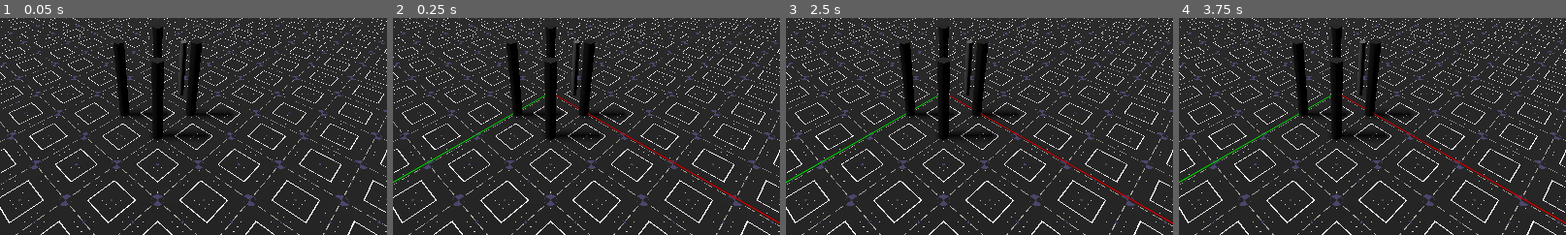
Above: before the commit, frames 1-4 (left to right).
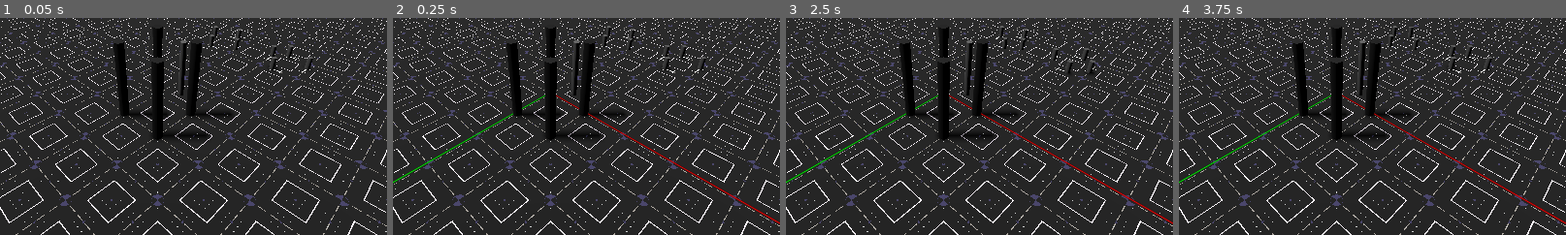
Above: after the commit, the same moments.

Repository: Tectato/Z1Simulator
Game: Godot game, scene res://Scenes/Editor.tscn
Same seed, same stepped clock (60 frames per second), same inputs: the game is played once before the commit and once after it.
Inputs (mouse positions are % of the whole screen's width and height, from its top left):
- Up to frame 1 (0.05 s): no input
- Up to frame 2 (0.25 s): no input
- Up to frame 3 (2.5 s): click (86, 96) at 0.5 s; click (92, 96) at 1.25 s; click (3, 75) at 2 s
- Up to frame 4 (3.75 s): click (97, 96) at 2.75 s; click (97, 96) at 3.5 s
The pictures show only the part of the screen within x 30-80%, y 33-82%; the shares and areas given below are measured in that part.

The runs differ from the first frame. In frame 1, 0.3% of the frame differs, in the area x 53-81%, y 3-26%; in frame 2, 0.3%; in frame 3, 0.3%; in frame 4, 0.3%.
Error in both runs: Attempt to call function 'get_size' in base 'null instance' on a null instance. (res://Scripts/Parts/sheet.gd:68)

Commit message:
clock and clock pin movement

Diff:
--- a/Scenes/Parts/ClockPin.tscn
+++ b/Scenes/Parts/ClockPin.tscn
@@ -40,8 +40,15 @@
 [node name="CollisionShape3D" type="CollisionShape3D" parent="Area3D"]
 shape = SubResource("CylinderShape3D_fc7u5")
 
-[node name="Sprite3D" type="Sprite3D" parent="."]
-transform = Transform3D(1, 0, 0, 0, 1, 0, 0, 0, 1, 0.052675, 0.0928753, 0)
+[node name="TravelIndicator" type="Sprite3D" parent="."]
+transform = Transform3D(1, 0, 0, 0, 1, 0, 0, 0, 1, 0.000763495, 0.00119609, -0.0376631)
 pixel_size = 0.005
+axis = 1
 texture_filter = 0
 texture = ExtResource("3_4euxk")
+
+[node name="ResetTimer" type="Timer" parent="."]
+wait_time = 0.2
+one_shot = true
+
+[connection signal="timeout" from="ResetTimer" to="." method="_on_reset_timer_timeout"]
--- a/Scenes/Simulator.tscn
+++ b/Scenes/Simulator.tscn
@@ -4,3 +4,7 @@
 
 [node name="Simulator" type="Node"]
 script = ExtResource("1_qmcj1")
+
+[node name="AutoClock" type="Timer" parent="."]
+
+[connection signal="timeout" from="AutoClock" to="." method="_on_auto_clock_timeout"]
--- a/Scenes/Workspace.tscn
+++ b/Scenes/Workspace.tscn
@@ -6,6 +6,7 @@
 [ext_resource type="PackedScene" uid="uid://b2845uayksbce" path="res://Scenes/Parts/Sheet.tscn" id="2_muvhk"]
 [ext_resource type="PackedScene" uid="uid://b7jvhmxdbxm1d" path="res://Scenes/Parts/Pin.tscn" id="6_fpxkw"]
 [ext_resource type="Texture2D" uid="uid://djqys18a08smf" path="res://Sprites/arrow.png" id="6_lxv6g"]
+[ext_resource type="PackedScene" uid="uid://crobnroqc51y8" path="res://Scenes/Parts/ClockPin.tscn" id="7_lxv6g"]
 
 [sub_resource type="BoxMesh" id="BoxMesh_gfx74"]
 
@@ -116,3 +117,36 @@
 position = Vector2(0, 24)
 rotation = 1.5708
 texture = ExtResource("6_lxv6g")
+
+[node name="ClockPin" parent="." instance=ExtResource("7_lxv6g")]
+transform = Transform3D(-1, 0, -8.74228e-08, 0, 1, 0, 8.74228e-08, 0, -1, -0.3, 0, -1.1)
+pulsing = true
+
+[node name="ClockPin2" parent="." instance=ExtResource("7_lxv6g")]
+transform = Transform3D(1.31134e-07, 0, -1, 0, 1, 0, 1, 0, 1.31134e-07, -0.2, 0, -0.9)
+forwardStep = 1
+pulsing = true
+
+[node name="ClockPin3" parent="." instance=ExtResource("7_lxv6g")]
+transform = Transform3D(1, 0, 1.74846e-07, 0, 1, 0, -1.74846e-07, 0, 1, 0, 0, -1)
+forwardStep = 2
+pulsing = true
+
+[node name="ClockPin4" parent="." instance=ExtResource("7_lxv6g")]
+transform = Transform3D(-2.18557e-07, 0, 1, 0, 1, 0, -1, 0, -2.18557e-07, -0.1, 0, -1.2)
+forwardStep = 3
+pulsing = true
+
+[node name="ClockPin5" parent="." instance=ExtResource("7_lxv6g")]
+transform = Transform3D(-1, 0, -8.74228e-08, 0, 1, 0, 8.74228e-08, 0, -1, 0.299758, 0, -1.1)
+
+[node name="ClockPin6" parent="." instance=ExtResource("7_lxv6g")]
+transform = Transform3D(1.31134e-07, 0, -1, 0, 1, 0, 1, 0, 1.31134e-07, 0.399758, 0, -0.9)
+forwardStep = 1
+
+[node name="ClockPin7" parent="." instance=ExtResource("7_lxv6g")]
+transform = Transform3D(-1, 0, -8.74228e-08, 0, 1, 0, 8.74228e-08, 0, -1, 0.600401, 0, -1.1)
+
+[node name="ClockPin8" parent="." instance=ExtResource("7_lxv6g")]
+transform = Transform3D(-4.37114e-08, 0, -1, 0, 1, 0, 1, 0, -4.37114e-08, 0.399758, 0, -1.20064)
+forwardStep = 1
--- a/Scripts/Parts/clockPin.gd
+++ b/Scripts/Parts/clockPin.gd
@@ -1,22 +1,40 @@
 extends Pin
 class_name ClockPin
 
-var step : Simulator.Step
-var pulsing = false # If false, move forward in step X and back in step X+2. If true, move forward and back in X and don't move in X+2
-var direction : int
+@export_range(0,3,1) var forwardStep = 0
+@onready var antiStep = (forwardStep + 2) % 4
+@export var pulsing = false # If false, move forward in step X and back in step X+2. If true, move forward and back in X and don't move in X+2
+
+func _ready() -> void:
+	Simulator.registerClockPin(self)
+
+func move(dir : Vector2):
+	super.move(dir)
+	$TravelIndicator.translate(-Vector3(dir.x,0,dir.y))
+
+func clockCycle(clockStep : int, forwards = true):
+	if clockStep == forwardStep or (!pulsing and clockStep == antiStep):
+		var direction = Vector2.UP if clockStep == forwardStep else Vector2.DOWN
+		move(direction * Global.workspace.pinTravel)
+		if pulsing:
+			$ResetTimer.start()
 
 func serialize():
+	var rotationY = round(rotation.y / (2/PI))
 	return {
 		"pos_x" : global_position.x,
 		"pos_y" : global_position.y,
 		"pos_z" : global_position.z,
-		"step" : int(step),
-		"pulsing" : pulsing,
-		"dir" : int(direction)
+		"rotation" : rotationY,
+		"forwardStep" : int(forwardStep),
+		"pulsing" : pulsing
 	}
 
 func deserialize(source : Dictionary):
 	global_position = Vector3(source["pos_x"], source["pos_y"], source["pos_z"])
-	step = int(source["step"])
+	rotation = Vector3(0, int(source["rotation"]) * 2/PI, 0)
+	forwardStep = int(source["forwardStep"])
 	pulsing = bool(source["pulsing"])
-	direction = int(source["dir"])
+
+func _on_reset_timer_timeout() -> void:
+	move(Vector2.DOWN * Global.workspace.pinTravel)
--- a/Scripts/Parts/movable.gd
+++ b/Scripts/Parts/movable.gd
@@ -1,8 +1,28 @@
 extends Selectable
 class_name Movable
+
+@onready var restPos = global_position
+@onready var targetPos = position
+# Don't impact simulation, just for visualization later
+var stateX = false
+var stateY = false
+@onready var restStateX = stateX
+@onready var restStateY = stateY
+
+func move(dir : Vector2):
+	#translate(Vector3(dir.x,0,dir.y))
+	var absoluteDir = dir.rotated(-rotation.y)
+	targetPos = position + Vector3(absoluteDir.x,0,absoluteDir.y)
+	if abs(absoluteDir.x) > 0:
+		stateX = !stateX
+	if abs(absoluteDir.y) > 0:
+		stateY = !stateY
 
 func getBounds():
 	return [-0.2,-0.05,-0.2,0.2,0.05,0.2]
 
 func snap(srcPos):
 	return srcPos
+
+func _process(delta: float) -> void:
+	position = position.move_toward(targetPos, delta)
--- a/Scripts/Simulation/simulator.gd
+++ b/Scripts/Simulation/simulator.gd
@@ -1,26 +1,38 @@
 extends Node
 
-enum Step {I, II, III, IV}
 enum Direction {XP, YP, XN, YN}
 
+var currentStep = 3
+var clockSpeed = 0.5 #In seconds
 var clockPins = []
 var inputs = []
 var outputs = []
+
+func _ready() -> void:
+	$AutoClock.wait_time = clockSpeed
 
 func registerClockPin(pin):
 	clockPins.append(pin)
 
 func start():
-	pass
+	$AutoClock.start()
 
 func stop():
-	pass
+	$AutoClock.stop()
 
 func reset():
 	pass
 
-func next():
+func next(stopClock = true):
+	if stopClock: stop()
+	currentStep += 1
+	currentStep %= 4
+	for pin in clockPins:
+		pin.clockCycle(currentStep)
+
+func prev(stopClock = true):
+	if stopClock: stop()
 	pass
 
-func prev():
-	pass
+func _on_auto_clock_timeout() -> void:
+	next(false)
Not shown: 1 places in Scenes/Workspace.tscn that only renumber resources
Binary file changed: Sprites/clockPinMovement.png
